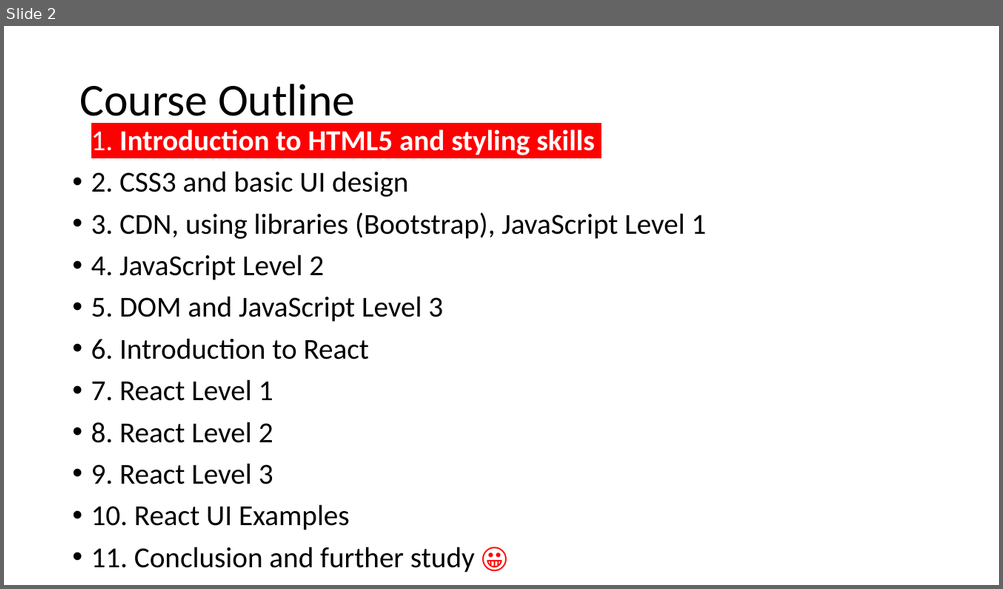
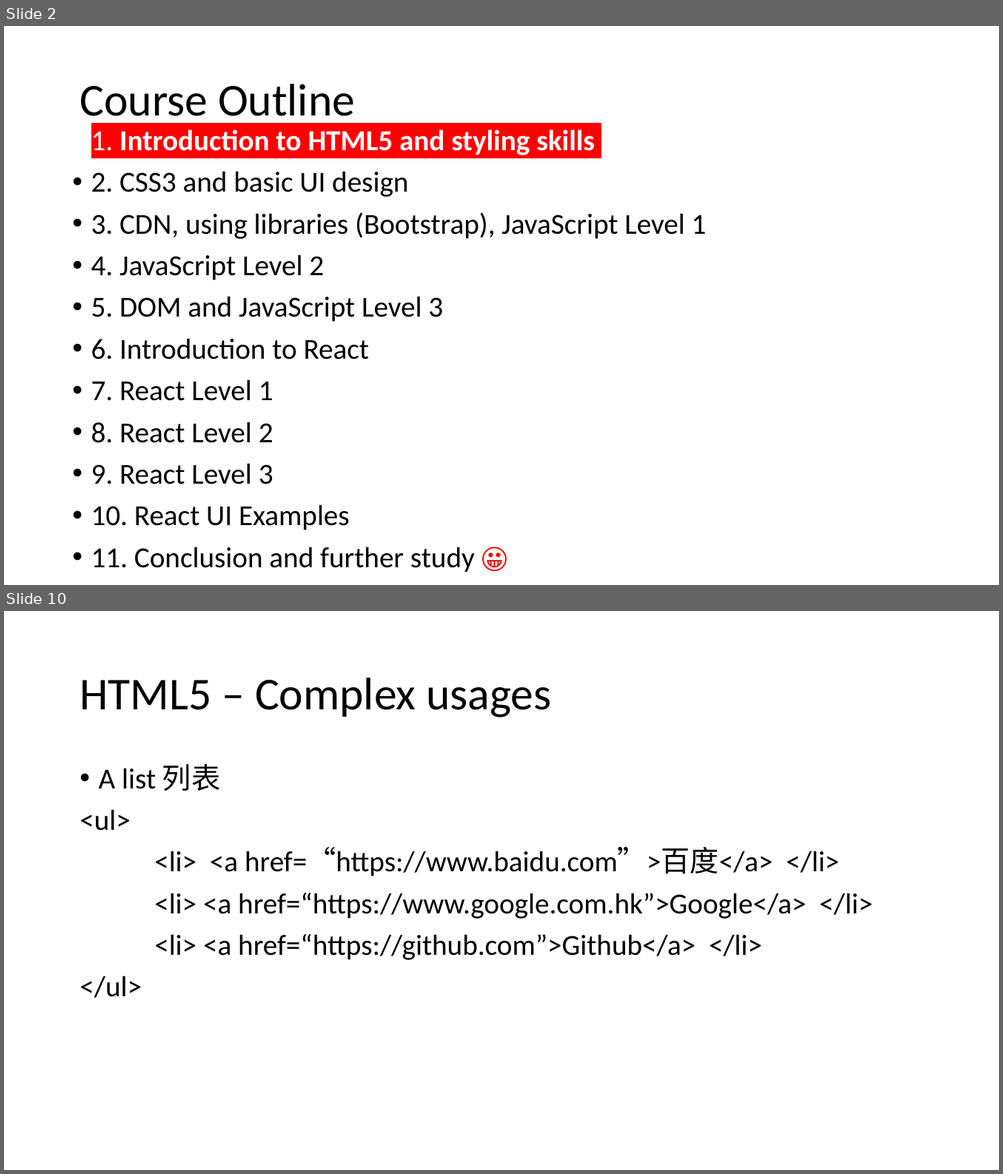
Before and after one commit to PolarisStudio/LGUReact, a slide deck: L1.pptx. Shown one above the other, each under a label of ours: slide 2 before the commit, slides 2 and 10 after it; the slides between them are not shown. The pictures are 1003x589 and 1003x1174 pixels, drawn with LibreOffice and Linux fonts; fonts in the diff are those of the drawing. Boxes give left, top, right and bottom in pixels: in the first picture for what was removed or moved away, otherwise in the second. Text is boxed around its words. In the diff, an @@ line names an element or a change of style, - is before the commit and + after.

```diff
--- a/L1.pptx
+++ b/L1.pptx
@@ slide 10 added at bbox=[4, 611, 999, 1170], background #FFFFFF @@
@@ title added at bbox=[79, 678, 551, 718], 44 pt, text #000000 @@
+HTML5 – Complex usages
@@ text added at bbox=[79, 764, 872, 998], 28 pt, text #000000 @@
+• A list 列表
+<ul>
+<li> <a href=“https://www.baidu.com”>百度</a> </li>
+<li> <a href=“https://www.google.com.hk”>Google</a> </li>
+<li> <a href=“https://github.com”>Github</a> </li>
+</ul>
```
Also in this commit, not shown: 19 other slides added, 1 slide removed.
